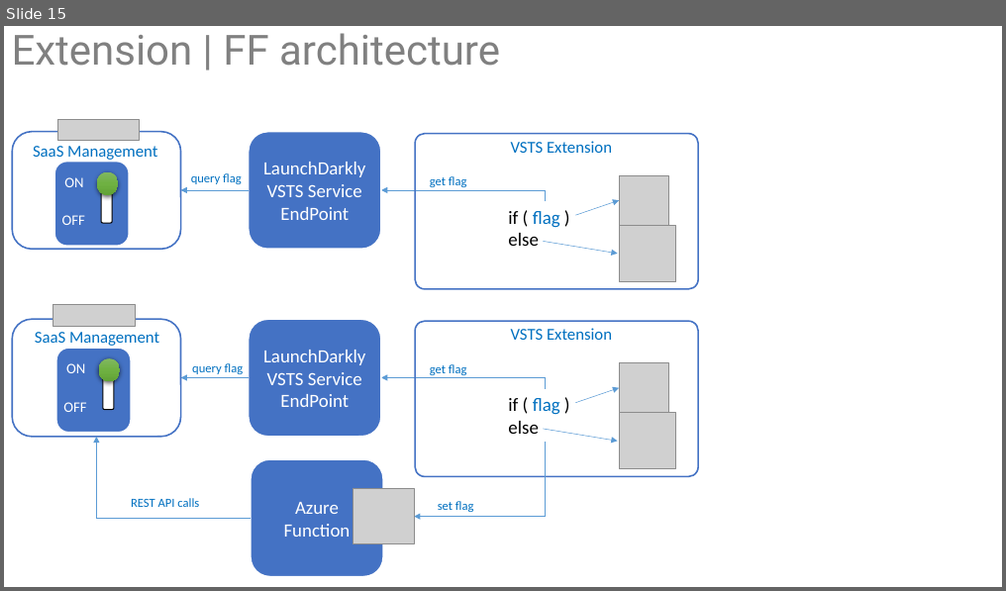
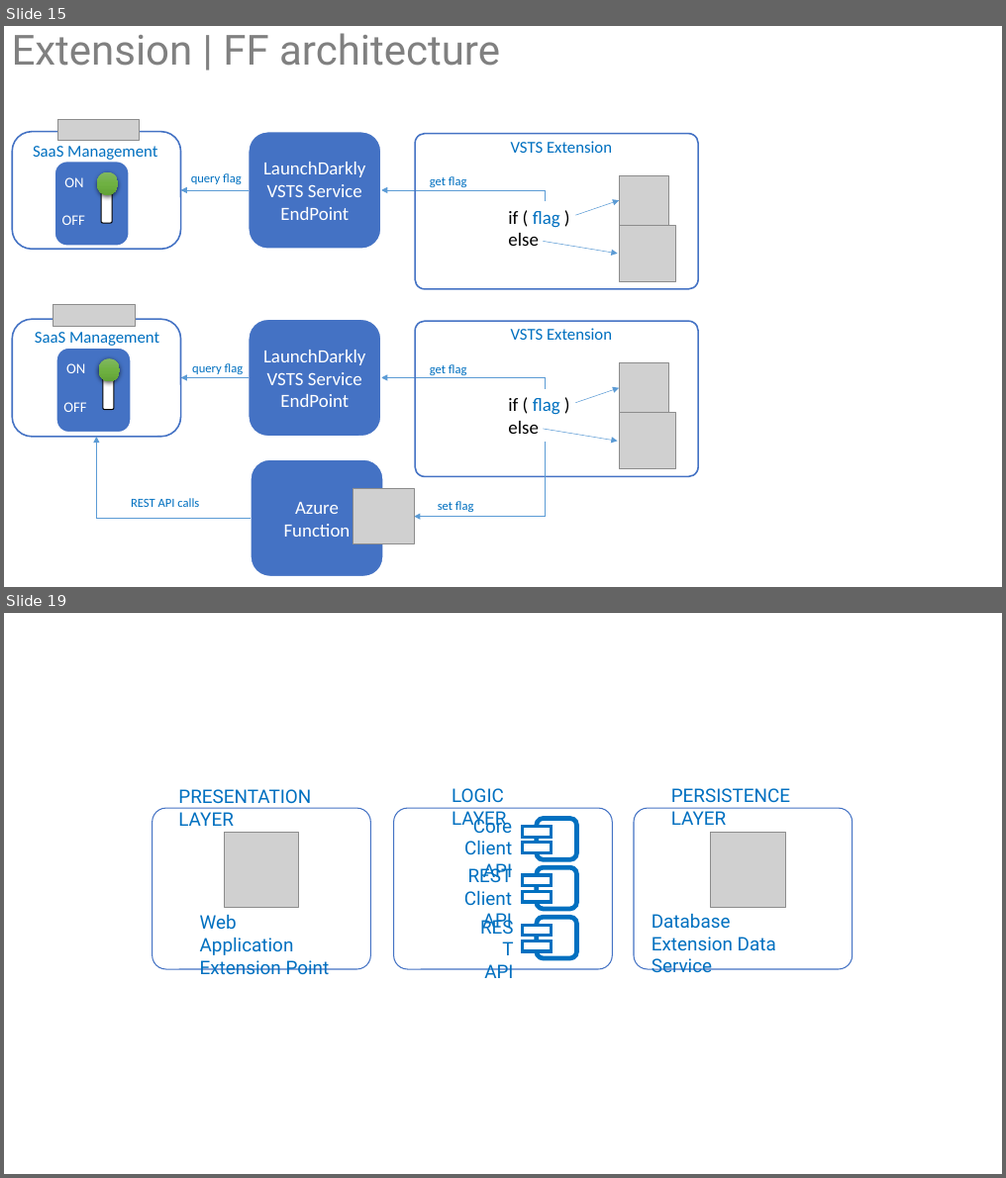
Before and after one commit to ALM-Rangers/Guidance, a slide deck: src/DevOps/Illustrations.pptx. Shown one above the other, each under a label of ours: slide 15 before the commit, slides 15 and 19 after it; the slides between them are not shown. The pictures are 1006x591 and 1006x1178 pixels, drawn with LibreOffice and Linux fonts; fonts in the diff are those of the drawing; grey boxes stand for pictures. Boxes give left, top, right and bottom in pixels: in the first picture for what was removed or moved away, otherwise in the second. Text is boxed around its words. In the diff, an @@ line names an element or a change of style, - is before the commit and + after.

Commit message:
Batch update of images and decks.

```diff
--- a/src/DevOps/Illustrations.pptx
+++ b/src/DevOps/Illustrations.pptx
@@ slide 19 added at bbox=[4, 613, 1002, 1174], background #FFFFFF @@
@@ text added at bbox=[178, 789, 311, 826], 18 pt, text #0070C0 @@
+PRESENTATION LAYER
@@ text added at bbox=[451, 788, 506, 830], 18 pt, text #0070C0 @@
+LOGIC LAYER
@@ text added at bbox=[671, 788, 790, 825], 18 pt, text #0070C0 @@
+PERSISTENCE LAYER
@@ rounded rectangle added at bbox=[152, 808, 371, 970], fill #FFFFFF, outline #4472C4 1 pt @@
@@ rounded rectangle added at bbox=[394, 808, 613, 970], fill #FFFFFF, outline #4472C4 1 pt @@
@@ text added at bbox=[464, 815, 512, 882], 18 pt, text #0070C0 @@
+Core Client
+API
@@ rounded rectangle added at bbox=[537, 819, 576, 861], fill #FFFFFF, outline #0070C0 4.5 pt @@
@@ rounded rectangle added at bbox=[634, 808, 852, 970], fill #FFFFFF, outline #4472C4 1 pt @@
@@ picture added at bbox=[224, 833, 299, 907] @@
@@ rectangle added at bbox=[523, 827, 551, 837], fill #FFFFFF, outline #0070C0 3 pt @@
@@ rectangle added at bbox=[523, 842, 551, 853], fill #FFFFFF, outline #0070C0 3 pt @@
@@ picture added at bbox=[711, 833, 785, 907] @@
@@ text added at bbox=[464, 865, 513, 978], 18 pt, text #0070C0 @@
+REST Client
+API
@@ rectangle added at bbox=[523, 875, 551, 886], fill #FFFFFF, outline #0070C0 3 pt @@
@@ rounded rectangle added at bbox=[537, 867, 576, 909], fill #FFFFFF, outline #0070C0 4.5 pt @@
@@ rectangle added at bbox=[523, 891, 551, 902], fill #FFFFFF, outline #0070C0 3 pt @@
@@ text added at bbox=[200, 914, 330, 975], 18 pt, text #0070C0 @@
+Web Application
+Extension Point
@@ text added at bbox=[483, 913, 512, 933], 18 pt, text #0070C0 @@
+REST
+API
@@ rectangle added at bbox=[523, 925, 551, 936], fill #FFFFFF, outline #0070C0 3 pt @@
@@ rounded rectangle added at bbox=[537, 917, 576, 959], fill #FFFFFF, outline #0070C0 4.5 pt @@
@@ text added at bbox=[651, 913, 776, 973], 18 pt, text #0070C0 @@
+Database
+Extension Data Service
@@ rectangle added at bbox=[523, 941, 551, 952], fill #FFFFFF, outline #0070C0 3 pt @@
```
Also in this commit, not shown: 11 other slides added, 41 other files.
